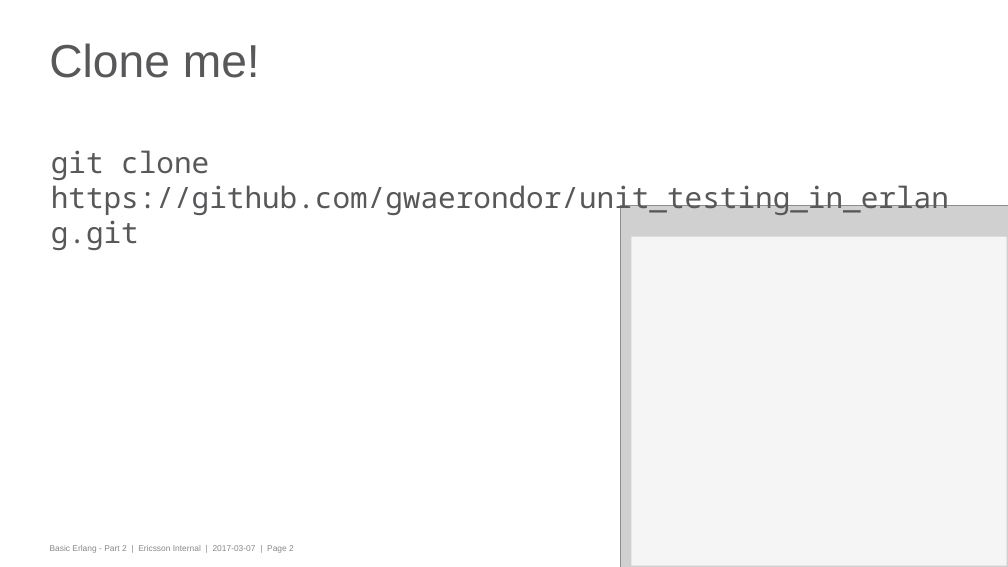
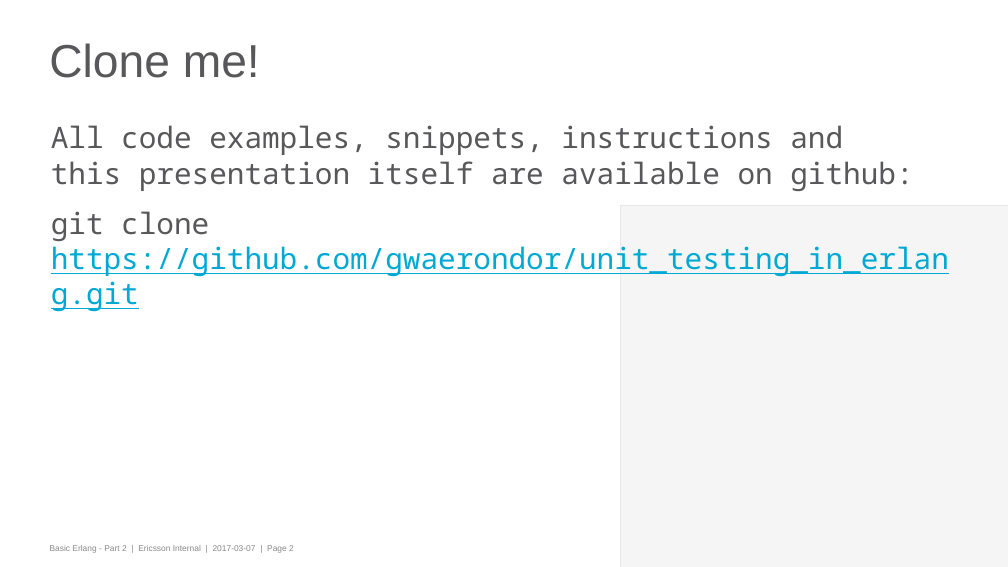
Before and after one commit to gwaerondor/unit_testing_in_erlang, a slide deck: slide 2 of basic_erlang_4/presentation/erlang_part_4_testing.pptx. Drawn at 1008x567 pixels with LibreOffice and Linux fonts; fonts in the diff are those of the drawing; grey boxes stand for pictures; background and template pictures are left out. Boxes give left, top, right and bottom in pixels: in the first picture for what was removed or moved away, otherwise in the second. Text is boxed around its words. In the diff, an @@ line names an element or a change of style, - is before the commit and + after.

```diff
--- a/basic_erlang_4/presentation/erlang_part_4_testing.pptx
+++ b/basic_erlang_4/presentation/erlang_part_4_testing.pptx
@@ text "All code examples, snippets, instructions ...": place and size @@
-text "All code examples, snippets, instructions ..." at [51,150,949,250]
+text "All code examples, snippets, instructions ..." at [51,125,949,277]
@@ text at [51,125,913,191]: paragraph added @@
+All code examples, snippets, instructions and
+this presentation itself are available on github:
@@ rectangle: place and size @@
-rectangle at [631,237,1006,566]
+rectangle at [598,189,1008,567]
@@ text at [51,211,949,277]: text colour #58585A to #00A9D4, underline on in "https://github.com/gwaerondor/unit_testing_in_erlang.git" @@
```
Also in this commit, not shown: 7 other slides changed, 1 slide added, 9 other files.
